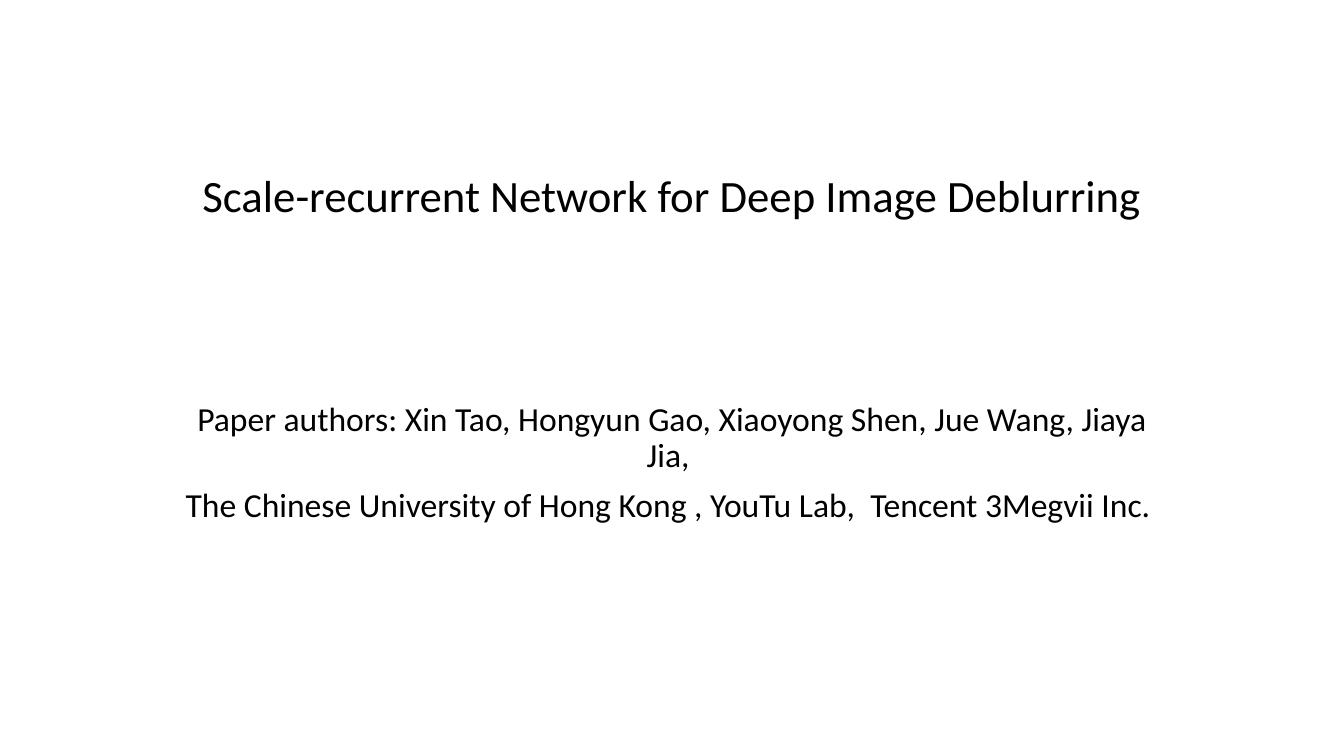
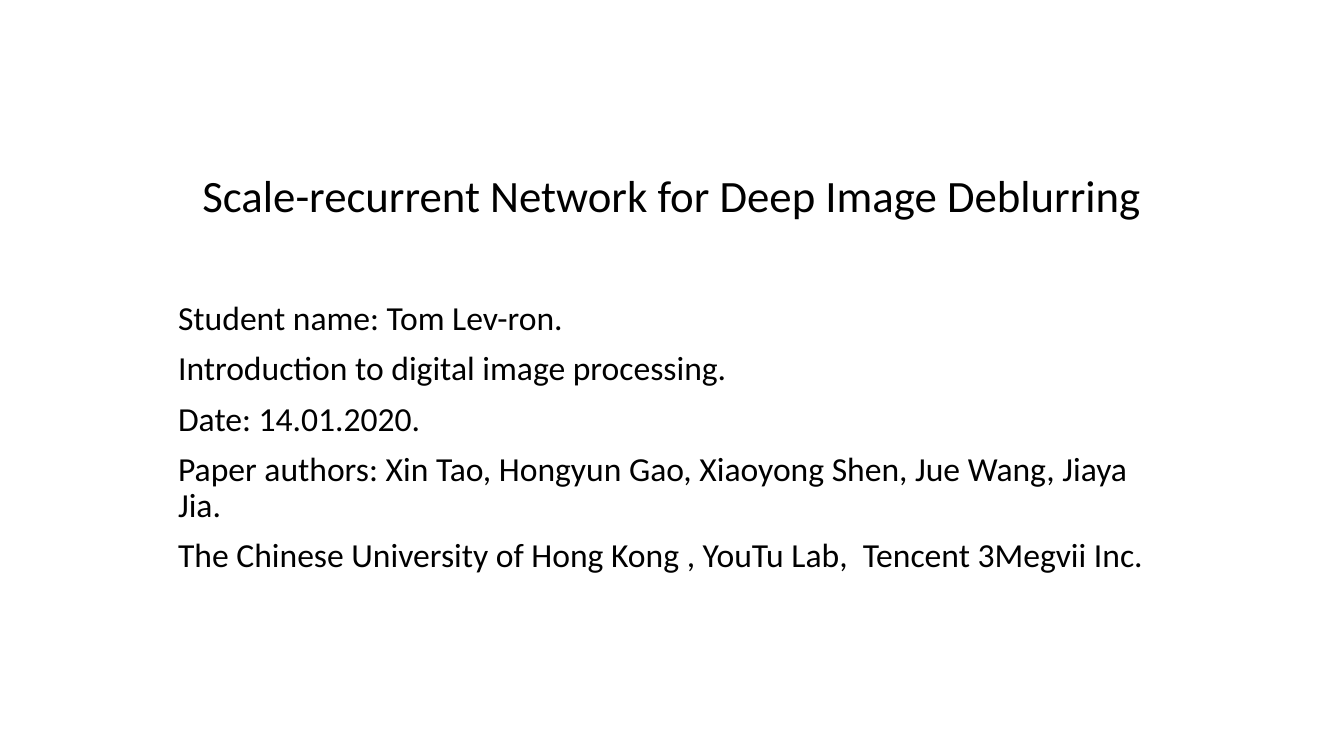
Before and after one commit to Tomlevron/Digital-image-processing, a slide deck: slide 1 of Slideshow/Scale-recurrent network for deblurring.pptx. Drawn at 1344x756 pixels with LibreOffice and Linux fonts; fonts in the diff are those of the drawing. Boxes give left, top, right and bottom in pixels: in the first picture for what was removed or moved away, otherwise in the second. Text is boxed around its words. In the diff, an @@ line names an element or a change of style, - is before the commit and + after.

```diff
--- a/Slideshow/Scale-recurrent network for deblurring.pptx
+++ b/Slideshow/Scale-recurrent network for deblurring.pptx
@@ subtitle "Student name: Tom Lev-ron.": place and size @@
-subtitle "Student name: Tom Lev-ron." at <box>186,407,1150,523</box>
+subtitle "Student name: Tom Lev-ron." at <box>178,306,1143,573</box>
@@ subtitle at <box>178,306,1127,518</box>: text changed @@
-Paper authors: Xin Tao, Hongyun Gao, Xiaoyong Shen, Jue Wang, Jiaya Jia,
+Student name: Tom Lev-ron.
+Introduction to digital image processing.
+Date: 14.01.2020.
+Paper authors: Xin Tao, Hongyun Gao, Xiaoyong Shen, Jue Wang, Jiaya Jia.
@@ subtitle at <box>178,543,1143,573</box>: alignment centre to left @@
```
Also in this commit, not shown: 1 other file.
